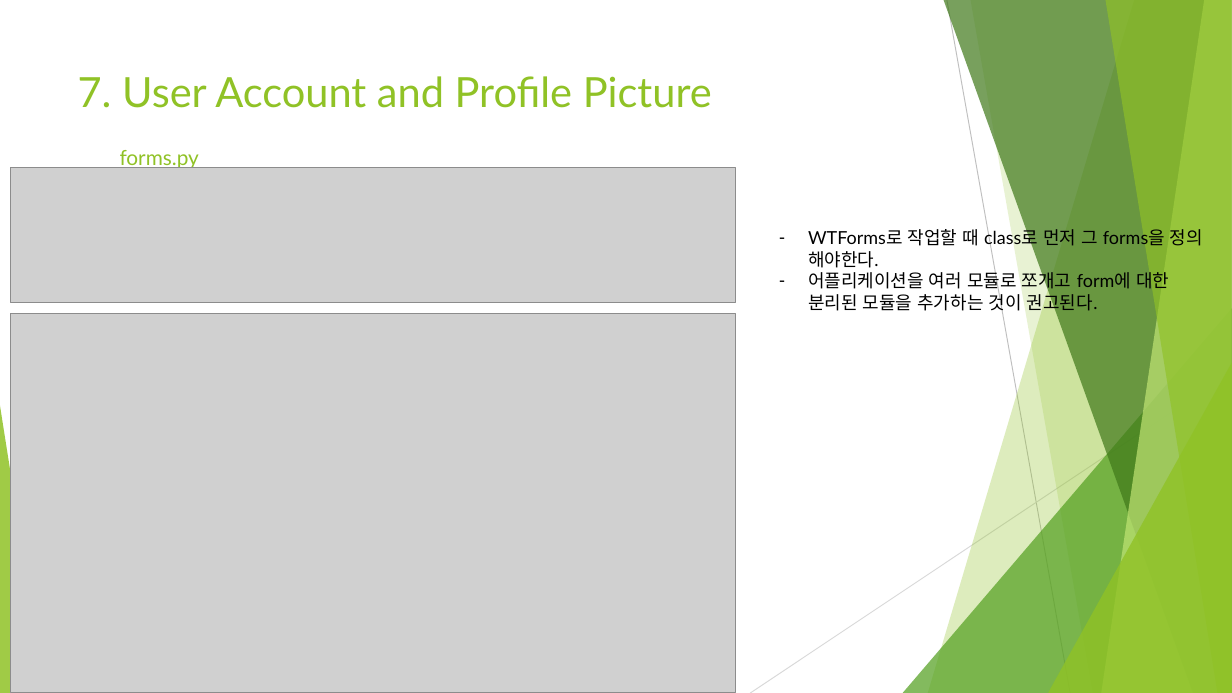
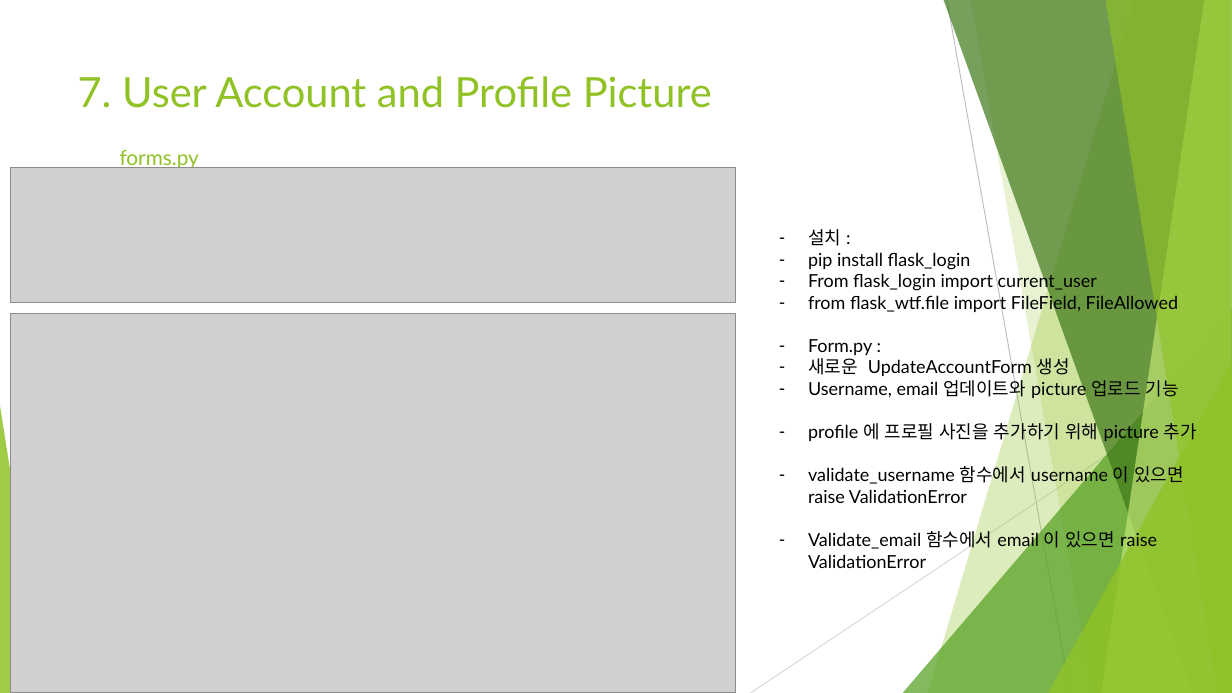
Before and after one commit to Heechul90/Flask, a slide deck: slide 3 of Study/07. User Account and Profile Picture/User Account and Profile Picture.pptx. Drawn at 1232x693 pixels with LibreOffice and Linux fonts; fonts in the diff are those of the drawing; grey boxes stand for pictures. Boxes give left, top, right and bottom in pixels: in the first picture for what was removed or moved away, otherwise in the second. Text is boxed around its words. In the diff, an @@ line names an element or a change of style, - is before the commit and + after.

Commit message:
profile pictures

```diff
--- a/Study/07. User Account and Profile Picture/User Account and Profile Picture.pptx
+++ b/Study/07. User Account and Profile Picture/User Account and Profile Picture.pptx
@@ text at [808, 229, 1197, 568]: text changed @@
-– WTForms로 작업할 때 class로 먼저 그 forms을 정의 해야한다.
-– 어플리케이션을 여러 모듈로 쪼개고 form에 대한 분리된 모듈을 추가하는 것이 권고된다.
+– 설치 :
+– pip install flask_login
+– From flask_login import current_user
+– from flask_wtf.file import FileField, FileAllowed
+– Form.py :
+– 새로운 UpdateAccountForm 생성
+– Username, email 업데이트와 picture 업로드 기능
+– profile 에 프로필 사진을 추가하기 위해 picture 추가
+– validate_username 함수에서 username 이 있으면 raise ValidationError
+– Validate_email 함수에서 email 이 있으면 raise ValidationError
```
Also in this commit, not shown: 3 other slides changed, 2 slides added, 3 slides removed, 5 other files.
